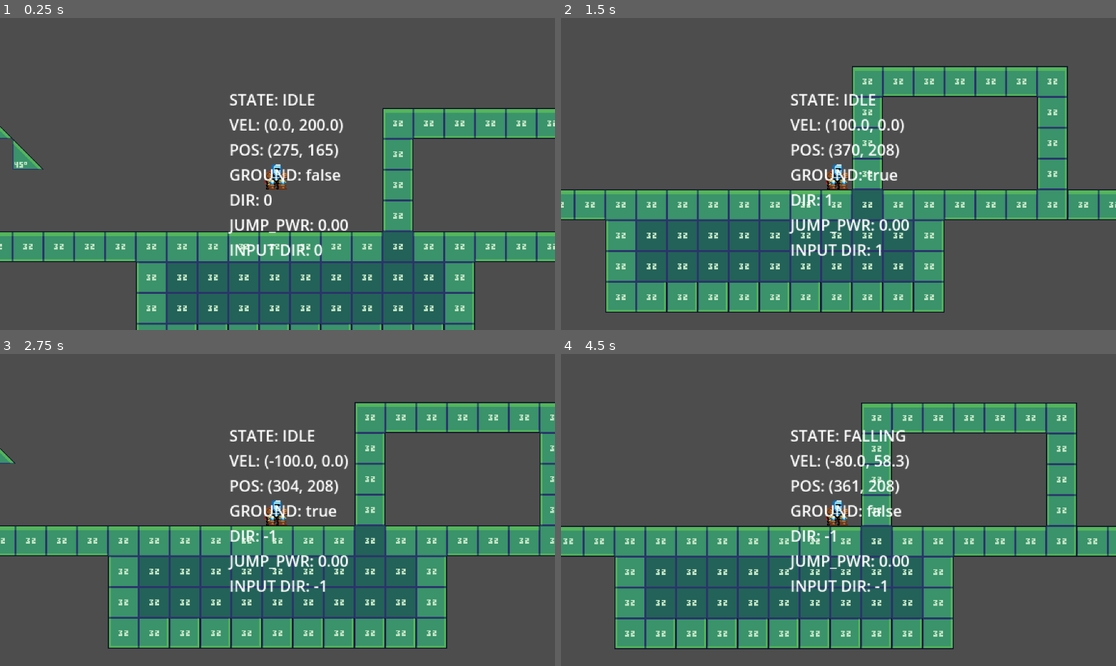
Above: before the commit, frames 1-4 (two rows, left to right).
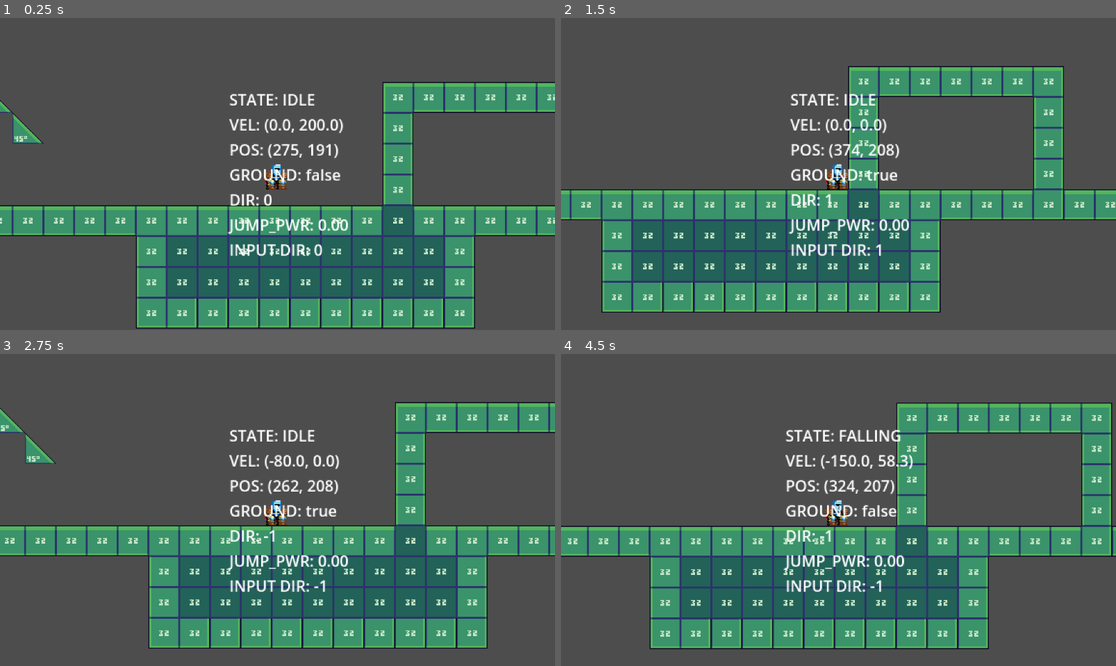
Above: after the commit, the same moments.

Repository: linkinmjs/up-escape
Game: Godot game, scene res://scenes/main.tscn
Two runs of this game, one before a commit and one after it. Both use one fixed random seed, a clock stepped at 60 frames per second and the inputs below.
Inputs:
- Up to frame 1 (0.25 s): no input
- Up to frame 2 (1.5 s): hold Right (ui_right) from 0.53 s (still down)
- Up to frame 3 (2.75 s): tap Enter at 2 s; release Right (ui_right) at 2.03 s; hold Left (ui_left) from 2.03 s (still down)
- Up to frame 4 (4.5 s): release Left (ui_left) at 2.78 s; hold Right (ui_right) 2.78-4.28 s; tap Space at 4.25 s; hold Left (ui_left) from 4.28 s (still down)

The runs differ from the first frame. In frame 1, 29% of the frame differs, in the area x 0-100%, y 20-100%; in frame 2, 9.3%; in frame 3, 19%; in frame 4, 23%.

Commit message:
Finally fix bounce

Diff:
--- a/scripts/player.gd
+++ b/scripts/player.gd
@@ -14,7 +14,7 @@
 # Movimiento
 const GRAVITY := 800.0
 const MAX_FALL_SPEED := 600.0
-const MOVE_SPEED := 100.0
+const MOVE_SPEED := 80.0
 
 # Salto cargado
 var jump_power := 0.0
@@ -36,7 +36,7 @@
 
 func _physics_process(delta: float) -> void:
 	#print("vel:", velocity, " grounded:", is_on_floor())
-	check_wall_bounce()  # ← detectar rebote del frame anterior
+
 	handle_input(delta)
 	apply_gravity(delta)
 	move_character()  # ← primero moverse
@@ -83,7 +83,7 @@
 	jump_power = 0.0
 	state = PlayerState.JUMPING
 	velocity.y = -MAX_JUMP_HEIGHT * power
-	velocity.x = direction * 80.0
+	velocity.x = direction * 150.0
 
 func check_wall_bounce():
 	var count := get_slide_collision_count()
@@ -95,7 +95,7 @@
 				velocity.x = 80.0 * -sign(normal.x)
 			else:
 				velocity.x = -velocity.x * 0.5
-			print("REBOTANDO → vel.x = ", velocity.x)
+			print("REBOTANDO desde check_wall_bounce → vel.x = ", velocity.x)
 			state = PlayerState.FALLING
 			break
 
@@ -106,6 +106,24 @@
 			velocity.y = MAX_FALL_SPEED
 
 func move_character() -> void:
+	var pre_velocity = velocity  # ← almacenar antes de moverse
+	move_and_slide()
+	is_grounded = is_on_floor()
+
+	# Detectar rebotes lateralmente
+	for i in get_slide_collision_count():
+		var collision := get_slide_collision(i)
+		var normal := collision.get_normal()
+
+		if not is_grounded and abs(normal.x) > 0.9:
+			if abs(pre_velocity.x) < 1:
+				velocity.x = 80.0 * -sign(normal.x)
+			else:
+				velocity.x = -pre_velocity.x * 0.5  # ← usar la original, no la ya modificada
+			#print("REBOTANDO → vel.x = ", velocity.x)
+			state = PlayerState.FALLING
+			break
+
 	move_and_slide()
 	is_grounded = is_on_floor()
 
@@ -118,9 +136,21 @@
 				velocity.x = 80.0 * sign(normal.x) * -1
 			else:
 				velocity.x = -velocity.x * 0.5
-			print("REBOTANDO → vel.x = ", velocity.x)
+			print("REBOTANDO desde move_character → vel.x = ", velocity.x)
 			state = PlayerState.FALLING
 			break
+	for i in count:
+		var collision := get_slide_collision(i)
+		var normal := collision.get_normal()
+		if not is_grounded and abs(normal.x) > 0.9:
+			if abs(velocity.x) < 1:
+				velocity.x = 80.0 * sign(normal.x) * -1
+			else:
+				velocity.x = -velocity.x * 0.5
+			print("REBOTANDO desde move_character → vel.x = ", velocity.x)
+			state = PlayerState.FALLING
+			break
+	#check_wall_bounce()  # ← detectar rebote del frame anterior
 
 
 func handle_state(delta: float) -> void:
